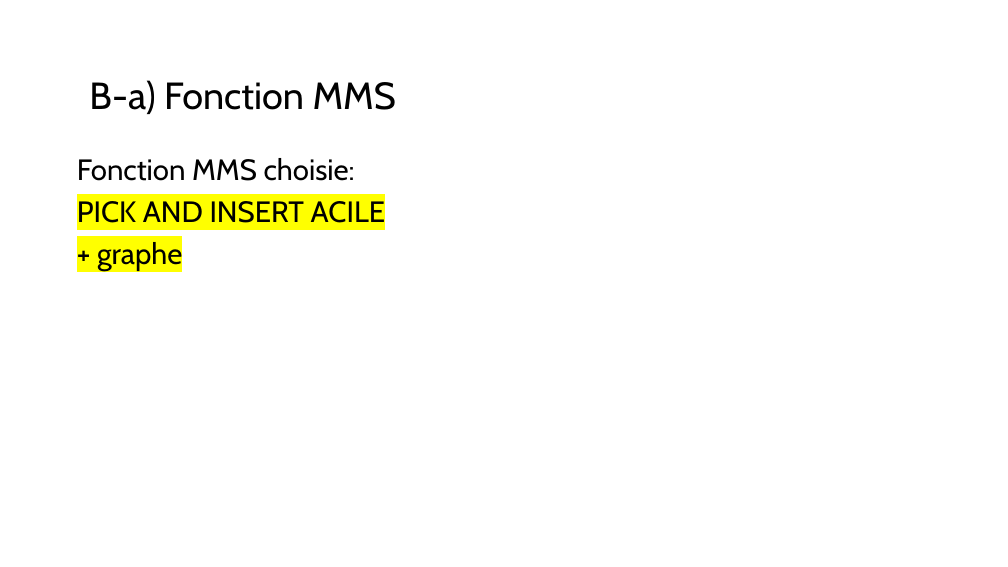
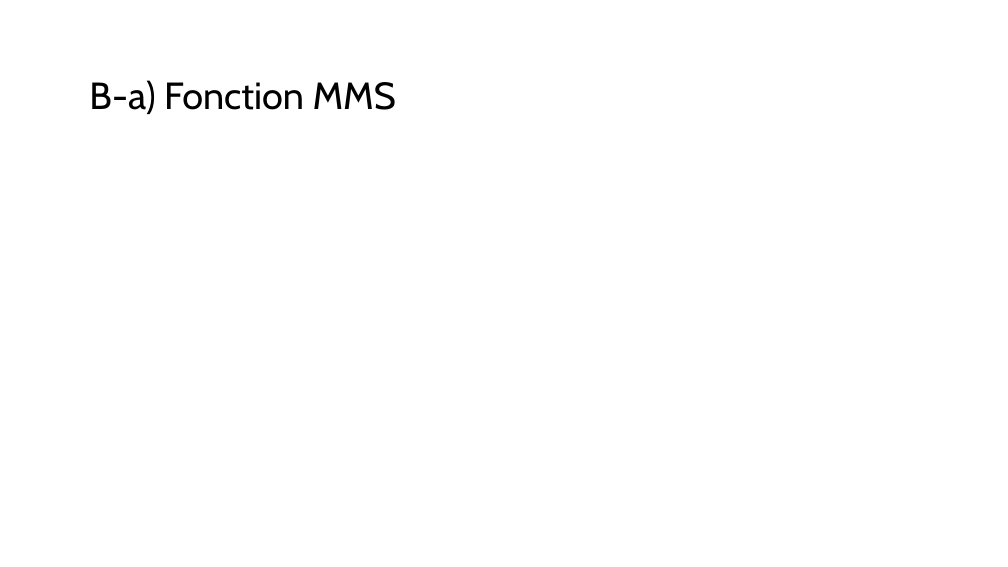
Before and after one commit to mehdibendaya/MEC8211DEV2, a slide deck: slide 8 of Devoir_2.pptx (slide 7 before the commit). Drawn at 1008x567 pixels with LibreOffice and Linux fonts; fonts in the diff are those of the drawing; grey boxes stand for pictures. Boxes give left, top, right and bottom in pixels: in the first picture for what was removed or moved away, otherwise in the second. Text is boxed around its words. In the diff, an @@ line names an element or a change of style, - is before the commit and + after.

```diff
--- a/Devoir_2.pptx
+++ b/Devoir_2.pptx
@@ text removed at box(77, 158, 385, 271) @@
-Fonction MMS choisie:
-PICK AND INSERT ACILE
-+ graphe
```
Also in this commit, not shown: 1 other slide changed, 2 slides added, 3 other files.
